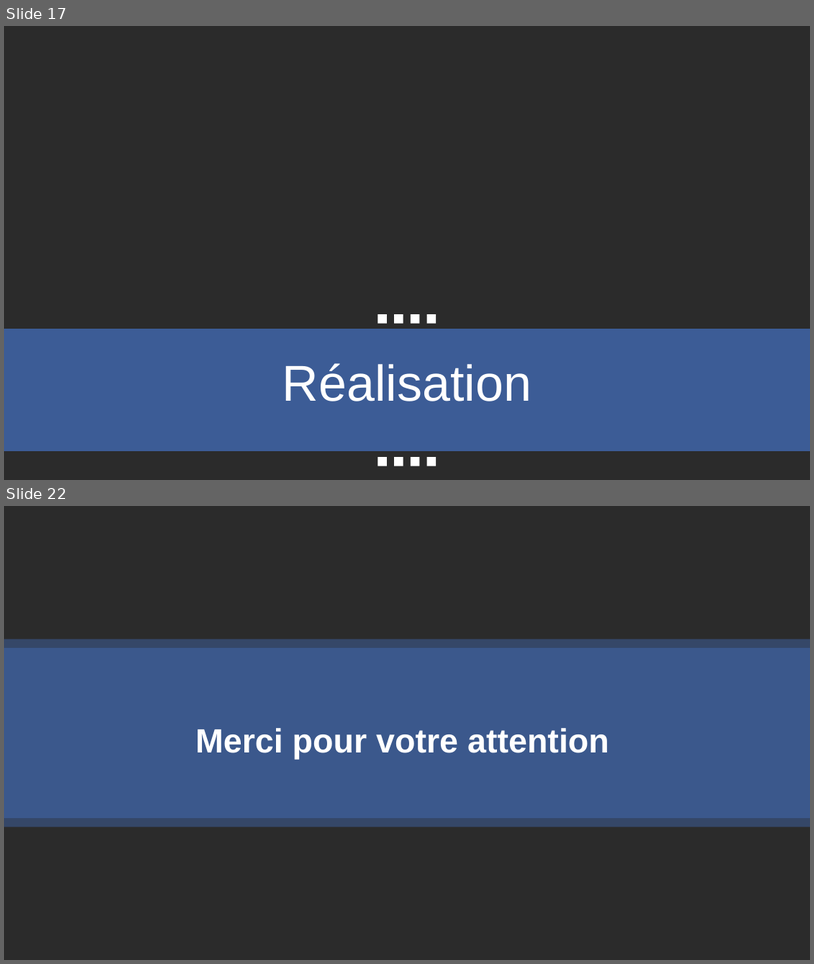
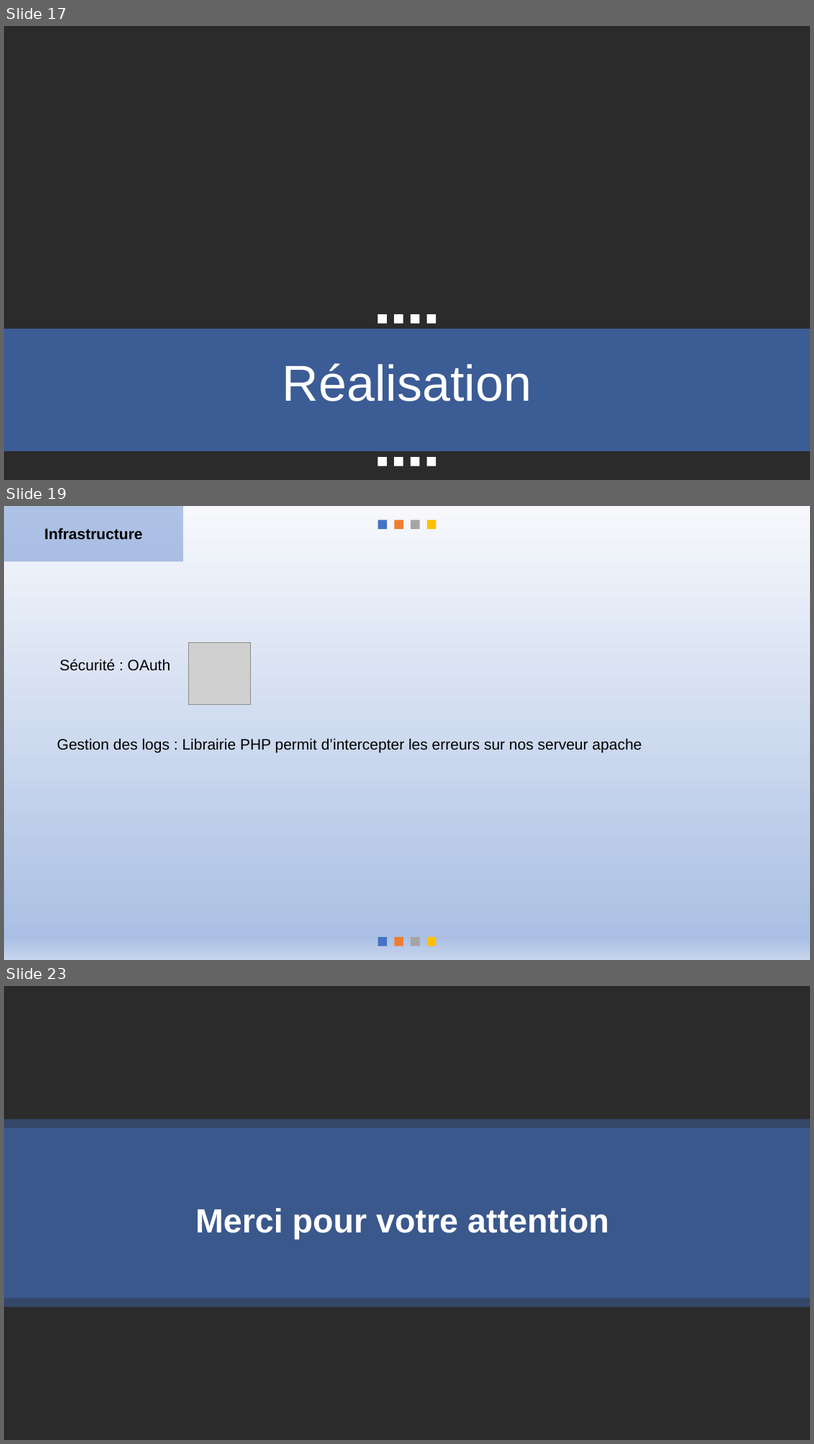
Before and after one commit to messaoudibrahim/Memoire, a slide deck: DIAPO/Présentation.pptx. Shown one above the other, each under a label of ours: slides 17 and 22 before the commit, slides 17, 19 and 23 after it; the slides between them are not shown. The pictures are 814x964 and 814x1444 pixels, drawn with LibreOffice and Linux fonts; fonts in the diff are those of the drawing; grey boxes stand for pictures; background and template pictures are left out; a plain dark background stands for a picture behind light text. Boxes give left, top, right and bottom in pixels: in the first picture for what was removed or moved away, otherwise in the second. Text is boxed around its words. In the diff, an @@ line names an element or a change of style, - is before the commit and + after.

```diff
--- a/DIAPO/Présentation.pptx
+++ b/DIAPO/Présentation.pptx
@@ slide 19 added at [4, 506, 810, 960], background gradient #F6F8FC to #ABC0E4 to #C7D5ED @@
@@ rectangle added at [4, 506, 183, 561], fill #4472C4 at 40% opacity, 18 pt, text #000000, bold @@
+Infrastructure
@@ group added at [378, 520, 437, 529]: 4 rectangles @@
@@ picture added at [189, 643, 251, 705] @@
@@ text added at [59, 659, 170, 671], 18 pt, text #000000 @@
+Sécurité : OAuth
@@ text added at [57, 738, 642, 752], 18 pt, text #000000 @@
+Gestion des logs : Librairie PHP permit d’intercepter les erreurs sur nos serveur apache
@@ group added at [378, 937, 437, 946]: 4 rectangles @@
@@ what was slide 22 is now slide 23 @@
```
Also in this commit, not shown: 6 slides changed, 4 other slides added, 4 slides removed, 9 other files.
